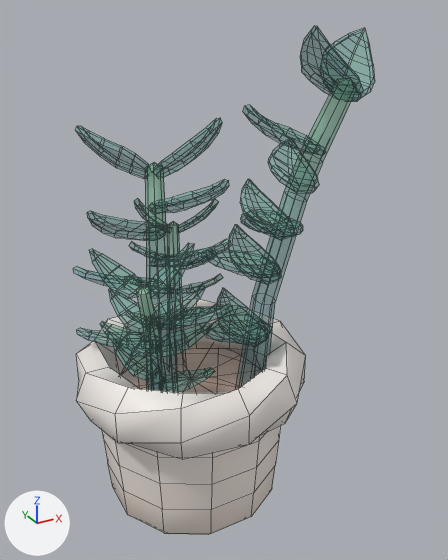
The FBX model Assets/Models/Tiny Treats plants/zzplant_plant_medium_potted.fbx, before and after one commit.
Rendered twice from a 50 mm camera at (-0.98, -2.07, 2.03) aimed at (0.14, -0.03, 1.01). Lighting does not change. The marker at lower left points along +X, +Y and +Z. Mesh edges are drawn as thin lines. Objects named as collision shapes, trigger or cutter boxes, shadow casters or lower levels of detail are left out. Where no turn or scale is listed for an object, it has been applied to the vertices.

In view in the first picture: 'zzplant_plant_medium_potted'.
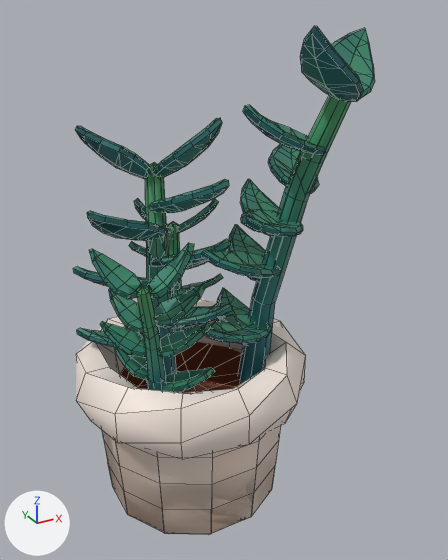
What differs and where, as boxes [x1, y1, x2, y2] in the pictures (448 x 560 px):
'zzplant_plant_medium_potted', surface changed: [73, 26, 375, 535] in both
'zzplant_plant_medium_potted_LOD1', added: after [74, 26, 375, 535]

Diff of the bpy script that builds the scene:
```diff
--- a/Assets/Models/Tiny Treats plants/zzplant_plant_medium_potted.fbx.py
+++ b/Assets/Models/Tiny Treats plants/zzplant_plant_medium_potted.fbx.py
@@ img_tiny_treats_texture_1_png @@
-img_tiny_treats_texture_1_png = load_image('tiny_treats_texture_1.png', 'tiny_treats_texture_1.png', 1024, 1024, 'Non-Color')
+img_tiny_treats_texture_1_png = load_image('tiny_treats_texture_1.png', 'tiny_treats_texture_1.png', 1024, 1024, 'sRGB')
@@ mat_tiny_treats_1 @@
 n0 = _N.new('ShaderNodeBsdfPrincipled'); n0.name = 'Principled BSDF'
 n2 = _N.new('ShaderNodeTexImage'); n2.name = 'Image Texture'
 n2.image = img_tiny_treats_texture_1_png
-n3 = _N.new('ShaderNodeTexImage'); n3.name = 'Image Texture.001'
-n3.image = img_tiny_treats_texture_1_png
 _L.new(n2.outputs[0], n0.inputs[0])  # 'Color' to 'Base Color'
-_L.new(n3.outputs[0], n0.inputs[4])  # 'Color' to 'Alpha'
 _L.new(n0.outputs[0], n1.inputs[0])  # 'BSDF' to 'Surface'
+_L.new(n2.outputs[1], n0.inputs[4])  # 'Alpha' to 'Alpha'
@@ me_zzplant_plant_medium_potted_001 @@
+me_zzplant_plant_medium_potted_001.from_pydata(...)  # 1336 vertices, 1414 faces; spans x -0.5..0.68, y -0.52..0.49, z 0.0..1.99
+me_zzplant_plant_medium_potted_001.materials.append(mat_tiny_treats_1)  # picture img_tiny_treats_texture_1_png
@@ ob_zzplant_plant_medium_potted_lod1 @@
+ob_zzplant_plant_medium_potted_lod1 = bpy.data.objects.new('zzplant_plant_medium_potted_LOD1', me_zzplant_plant_medium_potted_001)
+ob_zzplant_plant_medium_potted_lod1.location = (0.0, 0.0, 0.0)
```
